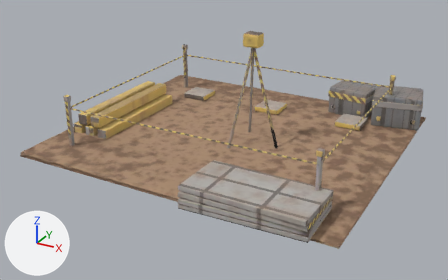
Two versions of the glTF model models/site_0.glb, one commit apart.
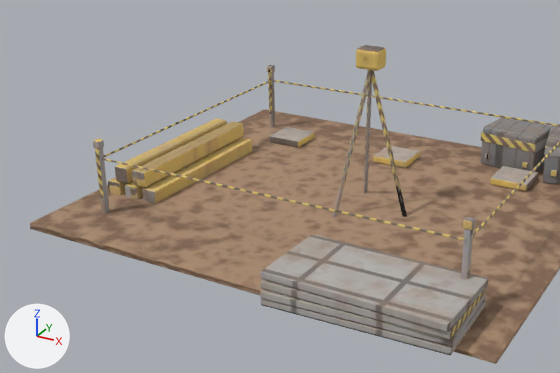
The first picture shows the older version from a camera (50 mm lens) standing at (2.45, -4.71, 2.29) and looking at (0.01, -0.27, 0.06). The close-ups show the older and then the newer version on the part from 0% to 85% of the width and 0% to 91% of the height of that picture. Only the edits that show in the close-ups are written down. Arrows for +X, +Y and +Z are at lower left; the lights stay in place. Vertices at exactly the same position are counted once.

In view in the first close-up: 'site_0'.
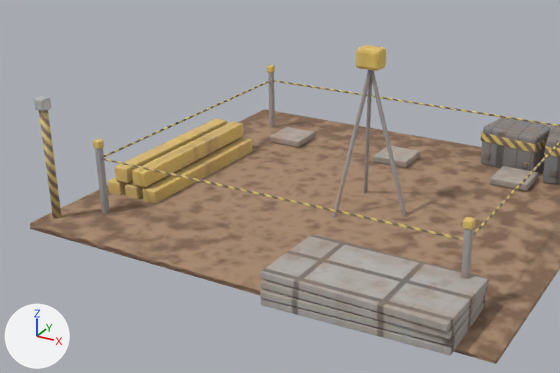
The edits, one by one:
Material 'glow_lamp' (mat_glow_lamp) is new.
Its base color is (0.5, 0.5, 0.5) (grey #bcbcbc).
Its roughness is 0.4.
me_box is used by ob_site_0; location (0.0, 0.0, 0.0).
me_box had 2072 vertices, 3996 faces and spanned x -1.47..1.46, y -1.42..1.31, z -0.02..1.02.
me_box now has 2104 vertices, 4052 faces and spans x -1.47..1.46, y -1.42..1.31, z -0.02..1.02.
me_box part 1: a new loose piece, an 8-sided cylinder along z spanning x -1.375..-1.325, y -1.175..-1.125, z 0.0..0.7, in mat_site_0_baked.
me_box part 2: 2718 kept faces spanning x -1.35..1.46, y -1.42..1.29, z 0.0..1.02 get new texture (UV) coordinates.
Other edits to the shape of me_box do not show in these pictures.
Mesh me_box_037 is new.
It has 112 vertices, 216 faces and spans x -1.38..1.39, y -1.18..1.19, z 0.7..0.78.
It uses material mat_glow_lamp (grey #bcbcbc).
Object 'Glow' (ob_glow) is new; it shows me_box_037.
Its location is (0.0, 0.0, 0.0).

Location of each change, (x1, y1, x2, y2) in pixels of the close-ups (560 x 373 px):
'Glow', added
    after: (34, 96, 51, 111)
part 1 of me_box, added
    after: (39, 110, 62, 219)
part 2 of me_box, surface changed
    both: (93, 45, 560, 354)
